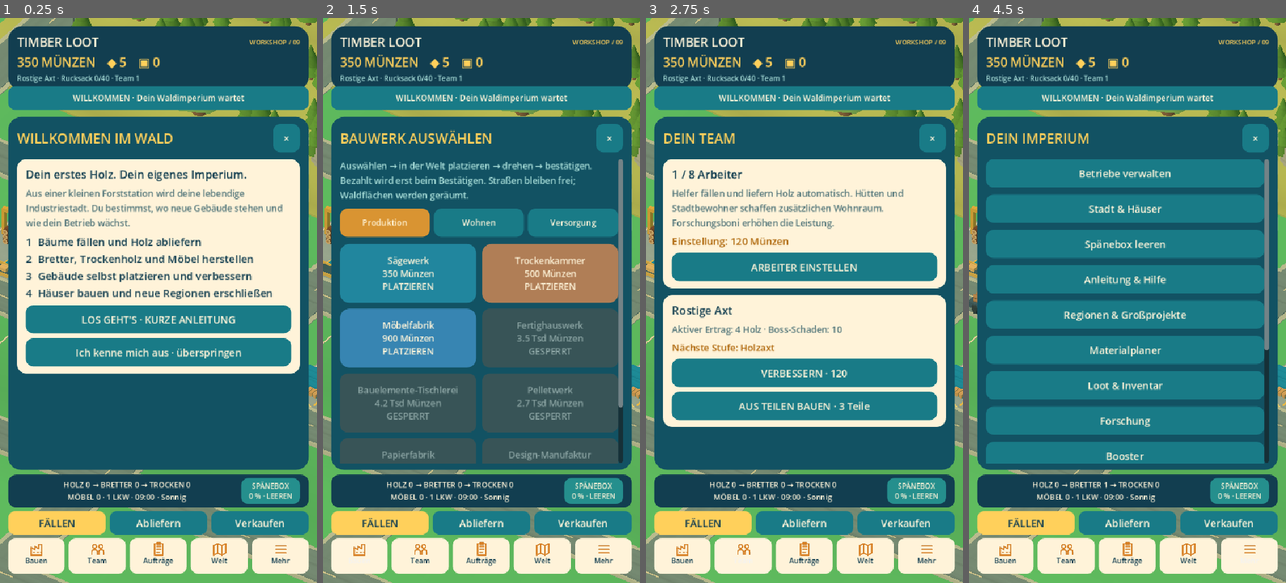
Above: before the commit, frames 1-4 (left to right).
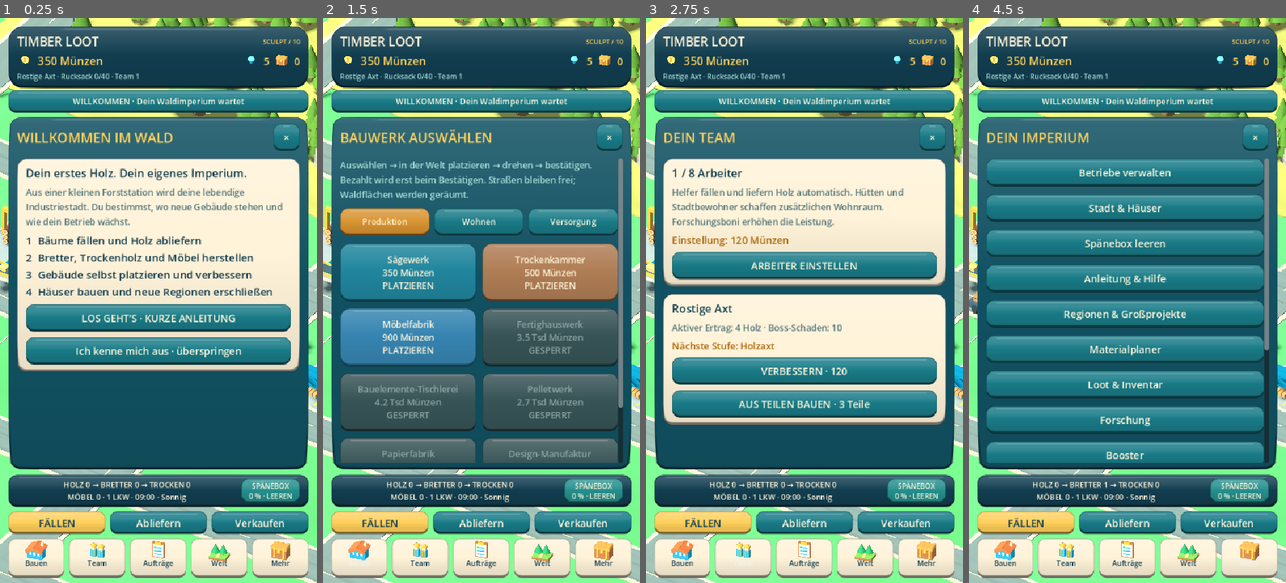
Above: after the commit, the same moments.

Repository: Whiskymitschuss/Project-Encyclopedia
Game: Godot game, scene res://Scenes/Main.tscn
Two runs of this game, one before a commit and one after it. Both use one fixed random seed, a clock stepped at 60 frames per second and the inputs below.
Inputs:
- Up to frame 1 (0.25 s): no input
- Up to frame 2 (1.5 s): click "+" at 0.5 s; click "Bauen" at 1.25 s
- Up to frame 3 (2.75 s): click "Team" at 2 s
- Up to frame 4 (4.5 s): click "Aufträge" at 2.75 s; click "Welt" at 3.5 s; click "Mehr" at 4.25 s

The runs differ from the first frame. In frame 1, 39% of the frame differs, in the area x 0-100%, y 0-100%; in frame 2, 40%; in frame 3, 41%; in frame 4, 45%.

Commit message:
Add sculpted mobile surfaces, true 3D UI icons and factory lighting

Diff:
--- a/Buildings/FactoryModels.gd
+++ b/Buildings/FactoryModels.gd
@@ -7,6 +7,15 @@
 const RED=Color("ec6248")
 
 static func create(kind: String, level: int) -> Node3D:
+ # Shared factory finishes: lacquer, brushed metal, and unpolished timber.
+ for color in [BLUE,RED,Color("27b6a7"),Color("b876c2")]:
+  var paint=Models.material(color)
+  paint.roughness=0.38
+  paint.metallic=0.12
+ var metal=Models.material(STEEL)
+ metal.roughness=0.3
+ metal.metallic=0.45
+ Models.material(WOOD).roughness=0.9
  var root=Node3D.new()
  root.set_meta("open_factory",true)
  root.set_meta("kind",kind)
--- a/Components/World.gd
+++ b/Components/World.gd
@@ -44,15 +44,18 @@
  env.background_mode = Environment.BG_COLOR
  env.background_color = Color("53bbd3")
  env.ambient_light_source = Environment.AMBIENT_SOURCE_COLOR
- env.ambient_light_color = Color("c2d9cf")
+ env.ambient_light_color = Color("e5efff")
  env.ambient_light_energy = 0.65
  env.tonemap_mode = Environment.TONE_MAPPER_LINEAR
  environment_node.environment = env
  add_child(environment_node)
  sun = DirectionalLight3D.new()
  sun.rotation_degrees = Vector3(-48,-25,0)
- sun.light_color = Color("ffe3b4")
- sun.shadow_enabled = false
+ sun.light_color = Color("fff2df")
+ sun.shadow_enabled = Game.state.quality>0
+ sun.directional_shadow_mode=DirectionalLight3D.SHADOW_ORTHOGONAL
+ sun.directional_shadow_max_distance=160
+ sun.shadow_bias=0.04
  add_child(sun)
  camera = Camera3D.new()
  camera.projection = Camera3D.PROJECTION_ORTHOGONAL
@@ -331,9 +334,10 @@
   placement_check_clock+=delta
   if placement_check_clock>=0.5: placement_check_clock=0; update_ghost()
  sync_actors()
+ sun.shadow_enabled=Game.state.quality>0
  var daylight = clampf(sin((float(Game.state.time)-6.0)/24.0*TAU),0.0,1.0)
- sun.light_energy = 0.22+daylight*0.65
- environment_resource.ambient_light_energy = 0.28+daylight*0.37
+ sun.light_energy = 0.22+daylight*0.55
+ environment_resource.ambient_light_energy = 0.22+daylight*0.26
  environment_resource.background_color = Color("294654").lerp(Color("53bbd3"),daylight)
  environment_resource.fog_enabled = int(Game.state.weather)==3 and Game.state.quality>0
  environment_resource.fog_light_color = Color("c6d4c1")
--- /dev/null
+++ b/Tests/VisualUI.gd
@@ -0,0 +1,47 @@
+extends SceneTree
+
+var failures=[]
+var checks=0
+func check(ok: bool, detail: String) -> void:
+ checks+=1
+ if not ok: failures.append(detail); printerr("FAILED: ",detail)
+func _initialize() -> void: call_deferred("run")
+func run() -> void:
+ await process_frame
+ var game=root.get_node("Game")
+ game.set_process(false)
+ var before=game.state.duplicate(true)
+ game.state=game.initial_state()
+ game.state.tutorial=5
+ var scene=load("res://Scenes/Main.tscn").instantiate()
+ root.add_child(scene)
+ for i in 8: await process_frame
+ await RenderingServer.frame_post_draw
+ var icons=scene.hud.spatial_icons
+ check(icons.find_world_3d()!=scene.get_world_3d(),"Icon lighting is isolated from the game world")
+ var atlas=icons.get_texture().get_image()
+ check(atlas!=null and atlas.get_size()==Vector2i(896,128),"3D icon atlas is actually rendered")
+ if atlas!=null:
+  for tile in 7:
+   var occupied=0
+   var colors={}
+   for y in range(0,128,2):
+    for x in range(tile*128,(tile+1)*128,2):
+     var color=atlas.get_pixel(x,y)
+     if color.a>0.5:
+      occupied+=1
+      colors[color.to_html(false)]=true
+   check(occupied>100 and occupied<3600,"3D icon %s has a visible silhouette with transparent padding" % tile)
+   check(colors.size()>8,"3D icon %s retains lit color and surface detail" % tile)
+ var surface=load("res://UI/SculptedSurface.gd")
+ var raised=surface.create(Color("197b87"))
+ var pressed=surface.create(Color("197b87"),18,true)
+ check(raised.texture.get_image().get_data()!=pressed.texture.get_image().get_data(),"Pressed button visibly changes its surface")
+ check(raised.content_margin_top<pressed.content_margin_top,"Pressed controls move their content into the face")
+ icons.notification(Node.NOTIFICATION_APPLICATION_RESUMED)
+ check(icons.render_target_update_mode==SubViewport.UPDATE_ONCE,"3D symbols redraw after application resumes")
+ scene.queue_free()
+ game.state=before
+ await process_frame
+ print("VISUAL UI: ",checks," checks, ",failures.size()," failures")
+ quit(0 if failures.is_empty() else 1)
--- a/Tests/Workshop.gd
+++ b/Tests/Workshop.gd
@@ -66,6 +66,12 @@
   var footer=scene.hud.sawdust_button.get_parent().get_parent().get_parent()
   check(footer.get_global_rect().end.y<=scene.hud.size.y,"Footer stays fully on screen at %s" % size)
   check(scene.hud.mission_button.get_global_rect().end.y<footer.global_position.y,"World remains visible between HUD controls at %s" % size)
+ game.state.quality=0
+ scene._process(0)
+ check(not scene.sun.shadow_enabled,"Battery mode disables realtime shadows")
+ game.state.quality=1
+ scene._process(0)
+ check(scene.sun.shadow_enabled,"Standard quality restores realtime shadows")
  game.restore(original)
  scene.queue_free()
  await process_frame
--- a/UI/HUD.gd
+++ b/UI/HUD.gd
@@ -11,7 +11,10 @@
 const CREAM = Color("fff5da")
 const MUTED = Color("a6dcd7")
 const PAPER = Color("fff3d9")
+const Surface = preload("res://UI/SculptedSurface.gd")
 var money: Label
+var diamonds: Label
+var loot_counter: Label
 var subtitle: Label
 var supply: Label
 var toast: Label
@@ -31,19 +34,10 @@
 var placement_hint: Label
 var placement_confirm: Button
 var build_category = "Produktion"
-
-func style(color: Color, radius: int = 18) -> StyleBoxFlat:
- var s = StyleBoxFlat.new()
- s.bg_color = color
- s.corner_radius_top_left = radius
- s.corner_radius_top_right = radius
- s.corner_radius_bottom_left = radius
- s.corner_radius_bottom_right = radius
- s.content_margin_left = 15
- s.content_margin_right = 15
- s.content_margin_top = 12
- s.content_margin_bottom = 12
- return s
+var spatial_icons: SubViewport
+
+func style(color: Color, radius: int = 18, pressed: bool = false) -> StyleBoxTexture:
+ return Surface.create(color,radius,pressed)
 
 func _ready() -> void:
  set_anchors_and_offsets_preset(Control.PRESET_FULL_RECT)
@@ -55,17 +49,19 @@
  design.set_color("font_disabled_color","Button",Color("8ba4a3"))
  design.set_stylebox("normal","Button",style(PANEL,13))
  design.set_stylebox("hover","Button",style(PANEL.lightened(0.10),13))
- design.set_stylebox("pressed","Button",style(INK,13))
+ design.set_stylebox("pressed","Button",style(PANEL,13,true))
  design.set_stylebox("disabled","Button",style(Color("385457"),13))
  design.set_stylebox("focus","Button",style(PANEL.lightened(0.15),13))
  theme = design
+ spatial_icons=load("res://UI/SpatialIcons.gd").new()
+ add_child(spatial_icons)
  var header = PanelContainer.new()
  add_child(header)
  header.set_anchors_and_offsets_preset(Control.PRESET_TOP_WIDE)
  header.offset_left = 14
  header.offset_right = -14
  header.offset_top = 14
- header.offset_bottom = 108
+ header.offset_bottom = 114
  header.add_theme_stylebox_override("panel",style(INK,24))
  var top = VBoxContainer.new()
  header.add_child(top)
@@ -73,16 +69,20 @@
  var title = text(brand,"TIMBER LOOT",21)
  title.autowrap_mode = TextServer.AUTOWRAP_OFF
  title.size_flags_horizontal = Control.SIZE_EXPAND_FILL
- var edition = text(brand,"WORKSHOP / 09",11,GOLD)
+ var edition = text(brand,"SCULPT / 10",11,GOLD)
  edition.autowrap_mode = TextServer.AUTOWRAP_OFF
- money = text(top,"",21,GOLD)
+ var counters=row(top)
+ money=resource_counter(counters,"coin",19)
+ money.size_flags_horizontal=Control.SIZE_EXPAND_FILL
+ diamonds=resource_counter(counters,"gem",17)
+ loot_counter=resource_counter(counters,"more",17)
  subtitle = text(top,"",12,MUTED)
  mission_button = button(self,"",func(): open_menu("guide" if int(Game.state.tutorial)<5 else "missions"))
  mission_button.set_anchors_and_offsets_preset(Control.PRESET_TOP_WIDE)
  mission_button.offset_left = 14
  mission_button.offset_right = -14
- mission_button.offset_top = 116
- mission_button.offset_bottom = 156
+ mission_button.offset_top = 122
+ mission_button.offset_bottom = 162
  mission_button.custom_minimum_size.y=40
  mission_button.add_theme_font_size_override("font_size",14)
  compact_style(mission_button,PANEL)
@@ -140,23 +140,23 @@
  for entry in [["Bauen","catalog","factory"],["Team","team","team"],["Aufträge","contracts","orders"],["Welt","world","world"],["Mehr","more","more"]]:
   var tab = str(entry[1])
   var nav_button = button(navigation,str(entry[0]),func(): open_menu(tab))
-  nav_button.text="\n"+str(entry[0])
-  nav_button.custom_minimum_size.y=60
+  nav_button.text="\n\n"+str(entry[0])
+  nav_button.custom_minimum_size.y=68
   nav_button.add_theme_font_size_override("font_size",12)
   nav_button.add_theme_color_override("font_color",INK)
   compact_style(nav_button,PAPER)
   var icon=TextureRect.new()
-  icon.texture=load("res://UI/Icons.gd").get_icon(str(entry[2]))
+  icon.texture=spatial_icons.texture_for(str(entry[2]))
   icon.expand_mode=TextureRect.EXPAND_IGNORE_SIZE
   icon.stretch_mode=TextureRect.STRETCH_KEEP_ASPECT_CENTERED
   icon.mouse_filter=Control.MOUSE_FILTER_IGNORE
   nav_button.add_child(icon)
   icon.anchor_left=0.5
   icon.anchor_right=0.5
-  icon.offset_left=-13
-  icon.offset_right=13
-  icon.offset_top=5
-  icon.offset_bottom=31
+  icon.offset_left=-23
+  icon.offset_right=23
+  icon.offset_top=0
+  icon.offset_bottom=46
  toast = text(self,"",15,CREAM)
  toast.mouse_filter = Control.MOUSE_FILTER_IGNORE
  toast.set_anchors_and_offsets_preset(Control.PRESET_BOTTOM_WIDE)
@@ -220,12 +220,24 @@
 
 func compact_style(control: Button, color: Color) -> void:
  for entry in [["normal",color],["hover",color.lightened(0.08)],["pressed",color.darkened(0.10)]]:
-  var box=style(entry[1],12)
+  var box=style(entry[1],12,entry[0]=="pressed")
   box.content_margin_top=5
   box.content_margin_bottom=5
   box.content_margin_left=8
   box.content_margin_right=8
   control.add_theme_stylebox_override(entry[0],box)
+
+func resource_counter(parent: Control, key: String, font_size: int) -> Label:
+ var icon=TextureRect.new()
+ icon.texture=spatial_icons.texture_for(key)
+ icon.expand_mode=TextureRect.EXPAND_IGNORE_SIZE
+ icon.stretch_mode=TextureRect.STRETCH_KEEP_ASPECT_CENTERED
+ icon.custom_minimum_size=Vector2(28,28)
+ icon.mouse_filter=Control.MOUSE_FILTER_IGNORE
+ parent.add_child(icon)
+ var value=text(parent,"",font_size,GOLD)
+ value.autowrap_mode=TextServer.AUTOWRAP_OFF
+ return value
 
 func row(parent: Node) -> HBoxContainer:
  var node = HBoxContainer.new()
@@ -266,7 +278,9 @@
  toast_left = 5.0
 
 func update_stats() -> void:
- money.text = "%s MÜNZEN    ◆ %s    ▣ %s" % [Catalog.number(Game.state.coins),int(Game.state.diamonds),int(Game.state.tickets)]
+ money.text = "%s Münzen" % Catalog.number(Game.state.coins)
+ diamonds.text=Catalog.number(Game.state.diamonds)
+ loot_counter.text=Catalog.number(Game.state.tickets)
  subtitle.text = "%s · Rucksack %s/%s · Team %s" % [Catalog.TOOLS[int(Game.state.tool)],int(Game.state.bag),int(Game.bag_capacity()),int(Game.state.workers)]
  supply.text = "HOLZ %s → BRETTER %s → TROCKEN %s\nMÖBEL %s · %s LKW · %02d:00 · %s" % [Catalog.number(Game.state.resou …(248 unchanged characters)…
  var fill = float(Game.state.resources.sawdust)/Game.capacity()
@@ -643,7 +657,7 @@
  button(box,"JETZT SPEICHERN",func(): Game.save())
  button(box,"Sounds: AUS" if Game.state.muted else "Sounds: AN",func(): action(func(): Game.state.muted = not Game.state.muted))
  button(box,"Qualität: AKKUMODUS" if Game.state.quality == 0 else "Qualität: STANDARD",func(): action(func(): Game.state.quality = 1-int(Game.state.quality)))
- text(contents,"Version 0.9.0 · Open Workshop\nKeine Werbung, keine In-App-Käufe, kein Cloud-Save. Geräteleistung und langfristige Balance werden separat geprüft.",14,MUTED)
+ text(contents,"Version 0.10.0 · Sculpted World\nKeine Werbung, keine In-App-Käufe, kein Cloud-Save. Geräteleistung und langfristige Balance werden separat geprüft.",14,MUTED)
 
 func build_placement_bar() -> void:
  placement_panel=PanelContainer.new()
--- /dev/null
+++ b/UI/SculptedSurface.gd
@@ -0,0 +1,22 @@
+extends RefCounted
+
+# Nine-slice lacquered face with a shaded lower rim. Cached, never redrawn per frame.
+static var textures={}
+static func create(color: Color, radius: int=18, pressed: bool=false) -> StyleBoxTexture:
+ var key=str(color)+str(radius)+str(pressed)
+ if not textures.has(key):
+  var svg='<svg xmlns="http://www.w3.org/2000/svg" width="96" height="96"><defs><linearGradient id="face" x2="0" y2="1"><stop stop-color="#%s"/><stop offset="0.48" stop-color="#%s"/><stop offset="1" stop-color="#%s"/></linearGradient></defs>' % [color.lightened(0.18).to_html(false),color.to_html(false),color.darkened(0.10).to_html(false)]
+  svg+='<rect x="1" y="5" width="94" height="90" rx="%s" fill="#%s"/>' % [radius,color.darkened(0.55).to_html(false)]
+  svg+='<rect x="1" y="%s" width="94" height="90" rx="%s" fill="url(#face)" stroke="#%s" stroke-width="1"/>' % [4 if pressed else 1,radius,color.darkened(0.28).to_html(false)]
+  svg+='<path d="M%s %s H%s" stroke="#ffffff" stroke-opacity="0.38" stroke-width="1" stroke-linecap="round"/></svg>' % [radius+5,9 if pressed else 5,91-radius]
+  var picture=Image.new()
+  picture.load_svg_from_string(svg,1)
+  textures[key]=ImageTexture.create_from_image(picture)
+ var skin=StyleBoxTexture.new()
+ skin.texture=textures[key]
+ for side in [SIDE_LEFT,SIDE_TOP,SIDE_RIGHT,SIDE_BOTTOM]: skin.set_texture_margin(side,20 if side in [SIDE_LEFT,SIDE_RIGHT] else 12)
+ skin.content_margin_left=15
+ skin.content_margin_right=15
+ skin.content_margin_top=14 if pressed else 11
+ skin.content_margin_bottom=9 if pressed else 12
+ return skin
--- /dev/null
+++ b/UI/SpatialIcons.gd
@@ -0,0 +1,96 @@
+extends SubViewport
+
+const KEYS=["factory","team","orders","world","more","coin","gem"]
+var models: Array=[]
+var camera: Camera3D
+
+func _notification(what: int) -> void:
+ if what==NOTIFICATION_APPLICATION_RESUMED:
+  render_target_update_mode=SubViewport.UPDATE_ONCE
+
+func _ready() -> void:
+ size=Vector2i(KEYS.size()*128,128)
+ own_world_3d=true
+ transparent_bg=true
+ render_target_update_mode=SubViewport.UPDATE_ONCE
+ msaa_3d=Viewport.MSAA_2X
+ var environment=WorldEnvironment.new()
+ var env=Environment.new()
+ env.background_mode=Environment.BG_CLEAR_COLOR
+ env.ambient_light_source=Environment.AMBIENT_SOURCE_COLOR
+ env.ambient_light_color=Color.WHITE
+ env.ambient_light_energy=0.65
+ environment.environment=env
+ add_child(environment)
+ var light=DirectionalLight3D.new()
+ light.rotation_degrees=Vector3(-38,-35,0)
+ light.light_energy=1.3
+ add_child(light)
+ camera=Camera3D.new()
+ camera.projection=Camera3D.PROJECTION_ORTHOGONAL
+ camera.size=4.5
+ camera.position=Vector3(0,9,16)
+ add_child(camera)
+ camera.look_at(Vector3(0,1.0,0))
+ for i in KEYS.size():
+  var model=make_icon(KEYS[i])
+  model.position.x=(i-(KEYS.size()-1)/2.0)*4.5
+  model.rotation.y=-0.35
+  add_child(model)
+  models.append(model)
+
+func texture_for(key: String) -> AtlasTexture:
+ var tile=AtlasTexture.new()
+ tile.atlas=get_texture()
+ tile.region=Rect2(maxi(0,KEYS.find(key))*128,0,128,128)
+ tile.filter_clip=true
+ return tile
+
+func make_icon(kind: String) -> Node3D:
+ var root=Node3D.new()
+ var blue=Color("20a6d2")
+ var gold=Color("ffbf38")
+ var wood=Color("ba773f")
+ if kind=="factory":
+  Models.box(root,Vector3(2.7,1.5,1.8),Vector3(0,0.85,0),blue)
+  Models.roof(root,2.7,1.8,1.85,Color("ed793e"))
+  Models.box(root,Vector3(0.5,2.4,0.5),Vector3(0.85,1.3,-0.5),Color("ecd8a4"))
+  for x in [-0.7,0,0.7]: Models.box(root,Vector3(0.4,0.5,0.08),Vector3(x,1,0.94),Color("c1f7ff"))
+ elif kind=="team":
+  for x in [-0.65,0.65]:
+   Models.box(root,Vector3(0.95,1.2,0.65),Vector3(x,0.8,0),blue)
+   Models.box(root,Vector3(0.65,0.65,0.65),Vector3(x,1.7,0),Color("f6d2a5"))
+   Models.cylinder(root,0.55,0.2,Vector3(x,2.1,0),gold)
+   Models.cylinder(root,0.44,0.35,Vector3(x,2.28,0),gold,0.28)
+   for stripe in [-0.22,0.22]: Models.box(root,Vector3(0.12,1.1,0.1),Vector3(x+stripe,0.9,0.38),gold)
+ elif kind=="orders":
+  Models.box(root,Vector3(2.1,2.7,0.4),Vector3(0,1.4,0),wood)
+  Models.box(root,Vector3(1.8,2.3,0.08),Vector3(0,1.35,0.25),Color("fff3d6"))
+  Models.box(root,Vector3(1.0,0.4,0.3),Vector3(0,2.65,0.3),gold)
+  for y in [0.7,1.3,1.9]:
+   Models.box(root,Vector3(0.25,0.22,0.12),Vector3(-0.48,y,0.35),Color("37b997"))
+   Models.box(root,Vector3(0.85,0.12,0.1),Vector3(0.25,y,0.35),blue)
+ elif kind=="world":
+  Models.box(root,Vector3(2.9,0.35,2.4),Vector3(0,0.15,0),wood)
+  Models.box(root,Vector3(2.9,0.15,2.4),Vector3(0,0.4,0),Color("82d657"))
+  for x in [-0.7,0.65]:
+   Models.cylinder(root,0.15,0.8,Vector3(x,0.9,0),wood)
+   Models.cylinder(root,0.75,1.5,Vector3(x,1.7,0),Color("25ae63"),0.0)
+  Models.box(root,Vector3(0.5,0.12,2.4),Vector3(0,0.53,0),Color("f3d58d"))
+ elif kind=="coin":
+  var coin=Models.cylinder(root,1.15,0.32,Vector3(0,1.4,0),gold)
+  coin.rotation.x=PI/2
+  var face=Models.cylinder(root,0.92,0.36,Vector3(0,1.4,0),Color("ffe789"))
+  face.rotation.x=PI/2
+  Models.box(root,Vector3(0.24,1.4,0.12),Vector3(0,1.4,0.23),Color("dc911f"))
+  for y in [0.92,1.4,1.88]: Models.box(root,Vector3(0.9,0.18,0.15),Vector3(0,y,0.26),Color("dc911f"))
+ elif kind=="gem":
+  Models.cylinder(root,1.1,0.8,Vector3(0,1.9,0),Color("6ef2f4"),0.65)
+  Models.cylinder(root,0.0,1.5,Vector3(0,0.75,0),Color("22acd9"),1.1)
+ else:
+  Models.box(root,Vector3(2.6,1.6,1.8),Vector3(0,0.9,0),wood)
+  Models.box(root,Vector3(2.7,0.55,1.9),Vector3(0,2.0,0),Color("e4a74c"))
+  for x in [-0.8,0.8]: Models.box(root,Vector3(0.23,2.0,1.94),Vector3(x,1.2,0),gold)
+  Models.box(root,Vector3(0.5,0.6,0.14),Vector3(0,1.5,1.04),gold)
+ Models.bake(root)
+ return root
--- a/project.godot
+++ b/project.godot
@@ -2,7 +2,7 @@
 
 [application]
 config/name="Timber Loot Tycoon"
-config/version="0.9.0-workshop"
+config/version="0.10.0-sculpt"
 run/main_scene="res://Scenes/Main.tscn"
 config/features=PackedStringArray("4.6", "GL Compatibility")
 config/icon="res://Assets/icon.svg"
Not shown, added: Tests/VisualUI.gd.uid
Not shown, added: UI/SculptedSurface.gd.uid
Not shown, added: UI/SpatialIcons.gd.uid
Binary file changed: docs/preview-build.png
Binary file changed: docs/preview-city.png
Binary file changed: docs/preview-placement.png
Binary file changed: docs/preview-start.png
Binary file changed: docs/preview-welcome.png
Binary file changed: docs/preview-workshop.png
Not shown, changed: export_presets.cfg
Not shown, changed: README.md
Not shown, changed: docs/ANDROID.md
(and 2 more such lines)
